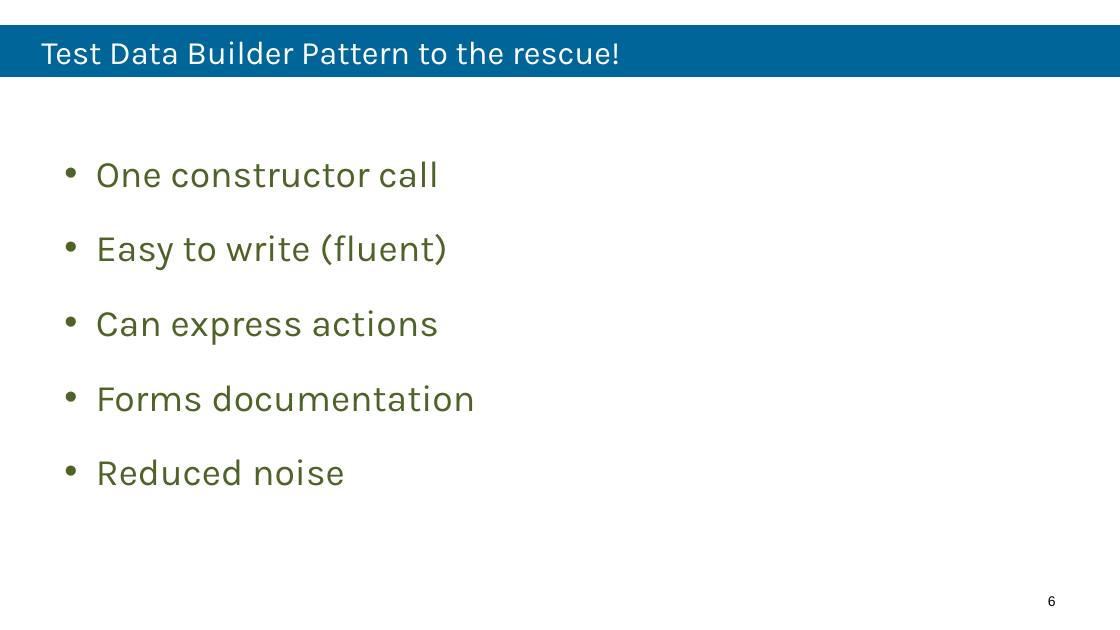
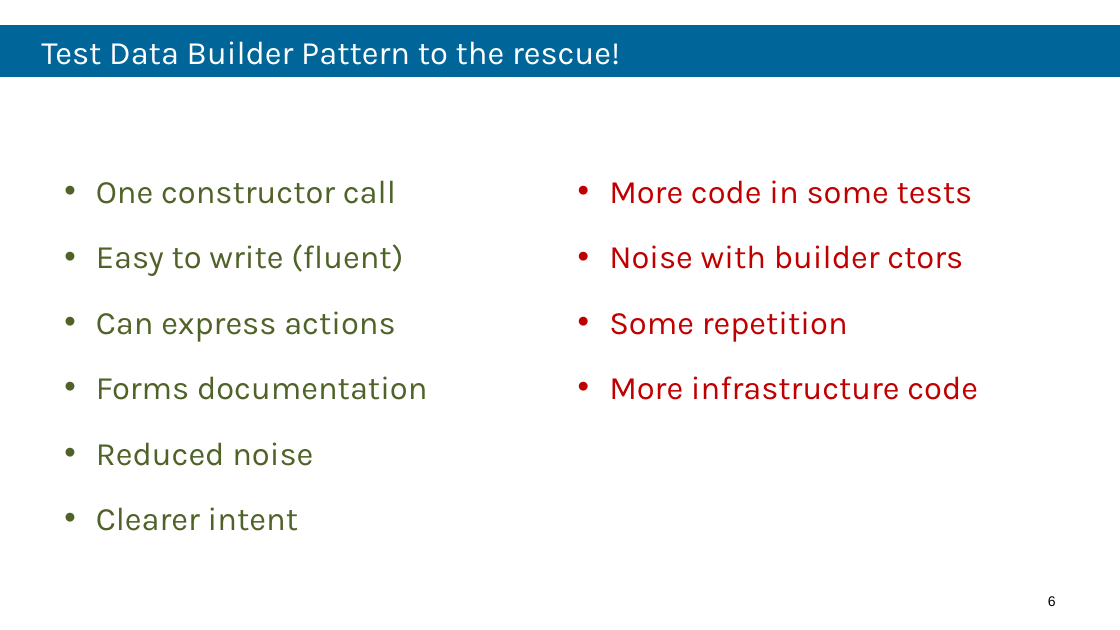
Before and after one commit to robdmoore/TestFixtureDataGenerationPresentation, a slide deck: slide 6 of Presentation.pptx. Drawn at 1120x630 pixels with LibreOffice and Linux fonts; fonts in the diff are those of the drawing; background and template pictures are left out. Boxes give left, top, right and bottom in pixels: in the first picture for what was removed or moved away, otherwise in the second. Text is boxed around its words. In the diff, an @@ line names an element or a change of style, - is before the commit and + after.

```diff
--- a/Presentation.pptx
+++ b/Presentation.pptx
@@ text "One constructor call" moved from (x1=96, y1=161, x2=476, y2=486) to (x1=96, y1=180, x2=427, y2=531) @@
@@ text at (x1=96, y1=180, x2=427, y2=466): size 32 to 28 pt in "One constructor call", "Easy to write (fluent)", "Can express actions", "Forms documentation" and 1 more places @@
@@ text added at (x1=609, y1=180, x2=978, y2=400), 28 pt, text #C00000 @@
+• More code in some tests
+• Noise with builder ctors
+• Some repetition
+• More infrastructure code
@@ text at (x1=96, y1=507, x2=298, y2=531): paragraph added @@
+• Clearer intent
```
Also in this commit, not shown: 5 slides added.
